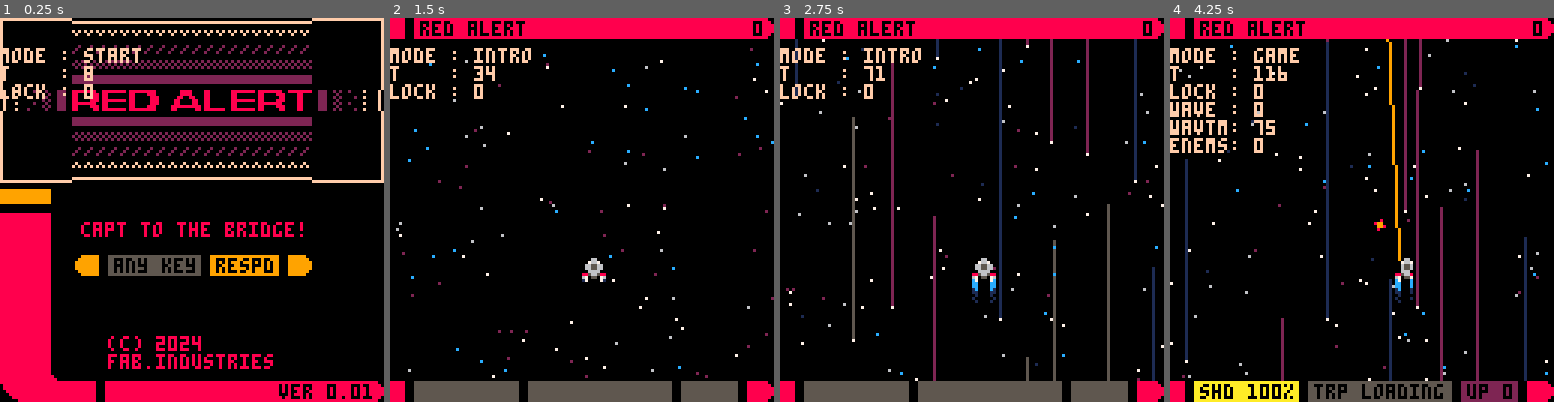
Above: before the commit, frames 1-4 (left to right).
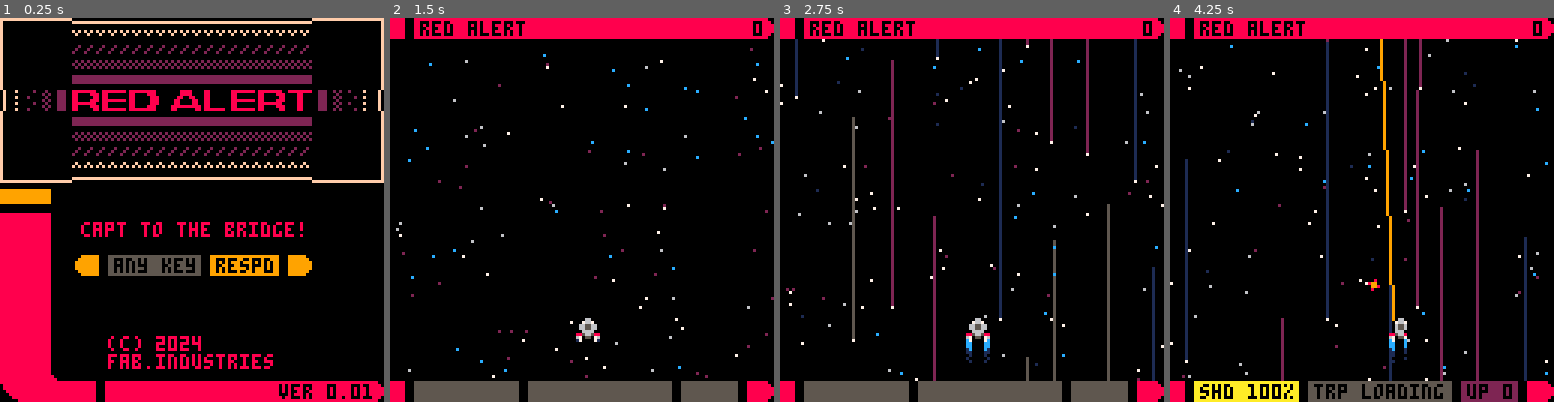
Above: after the commit, the same moments.

Repository: fab-industries/red-alert
Game: PICO-8 cartridge redalert.p8
Same seed, same stepped clock (60 frames per second), same inputs: the game is played once before the commit and once after it.
Inputs:
- Up to frame 1 (0.25 s): no input
- Up to frame 2 (1.5 s): tap X (X key) at 0.33, 1.07 s; tap O (Z key) at 0.7 s
- Up to frame 3 (2.75 s): hold Right 1.6-2.1 s; tap O (Z key) at 1.7, 2.1, 2.5 s; tap X (X key) at 1.85 s; hold Up 2.15-2.42 s; hold Right from 2.47 s (still down)
- Up to frame 4 (4.25 s): tap O (Z key) every 0.4 s from 2.9 to 4.1 s; tap X (X key) at 2.97, 4.08 s; release Right at 3.03 s; hold Left 3.08-3.58 s; hold Down 3.63-3.97 s; hold Right from 4.02 s (still down)

The runs differ from the first frame. In frame 1, 0.9% of the frame differs, in the area x 0-37%, y 7-22%; in frame 2, 1.5%; in frame 3, 1.8%; in frame 4, 3.9%, in the area x 0-64%, y 5-90%.

Commit message:
More dynamic enemy spawns

Diff:
--- a/redalert.p8
+++ b/redalert.p8
@@ -8,7 +8,6 @@
 
 todo:
 
- ❎ fix enemy spacing (x)
  🅾️ enemy movement
  🅾️ hit effects for new enemies
  🅾️ enemy shooting
@@ -26,7 +25,7 @@
  version="0.01"
 
  debug_setting={}
- debug_setting.info=true
+ debug_setting.info=false
  debug_setting.hideui=false
 
  cls(0)
@@ -83,8 +82,8 @@
  phend=-128
  tcols={1,2,5}
  ship={}
- ship.x=64
- ship.y=80
+ ship.x=62
+ ship.y=100
  ship.sx=0
  ship.sy=0
  ship.spr=1
@@ -895,8 +893,8 @@
   print("lock : "..btnlock,0,22,15)
   if mode=="game" then
    print("wave : "..wavecount,0,28,15)
-   print("wavtm: "..wavtime,0,34,15)
-   print("enems: "..#wave,0,40,15)
+   --print("wavtm: "..wavtime,0,34,15)
+   --print("enems: "..#wave,0,40,15)
    --local dead
    --dead=tostr(ship.dead)
    --print("dead:  "..dead,0,44,15)
@@ -1261,14 +1259,15 @@
  create_part("smol",obj.x+5,obj.y+12)
 end
 
-function add_en(enx,eny,entype)
+function add_en(enx,eny,entype,enwait)
  local myen={}
  myen.x=enx
- myen.y=eny
+ myen.y=eny-flr(rnd(20))
  myen.tarx=enx
- myen.tary=60
+ myen.tary=40+flr(rnd(20))
  myen.sx=0
  myen.sy=1
+ myen.wait=enwait
  myen.invuln=0
  myen.type=entype
  myen.sprw=1
@@ -1397,20 +1396,20 @@
 function create_wav(wav_type)
  if wav_type=="ti-single" then
   local ens=place_ens(1)
-  add_en(ens[1],-8,"tingan")
+  add_en(ens[1],-8,"tingan",0)
  elseif wav_type=="ti-dual" then
   local ens=place_ens(2)
-  add_en(ens[1],-8,"tingan")
-  add_en(ens[2],-8,"tingan")
+  add_en(ens[1],-8,"tingan",0)
+  add_en(ens[2],-8,"tingan",30)
  elseif wav_type=="ti-triple" then
   local ens=place_ens(3)
-  add_en(ens[1],-8,"tingan")
-  add_en(ens[2],-8,"tingan")
-  add_en(ens[3],-8,"tingan")
+  add_en(ens[1],-8,"tingan",0)
+  add_en(ens[2],-8,"tingan",30)
+  add_en(ens[3],-8,"tingan",0)
  elseif wav_type=="ti-squadron" then
-  add_en(27,-8,"tingan")
-  add_en(55,-40,"ti-cruiser")
-  add_en(91,-8,"tingan")
+  add_en(27,-8,"tingan",0)
+  add_en(55,-16,"ti-cruiser",60)
+  add_en(91,-8,"tingan",0)
  end
 end
 
@@ -1429,6 +1428,11 @@
 --enemy ai
 
 function move_en(myen)
+ if myen.wait>0 then
+  myen.wait-=1
+  return
+ end
+
  if myen.mission=="approach" then
   --coming into range
   myen.y+=myen.sy
